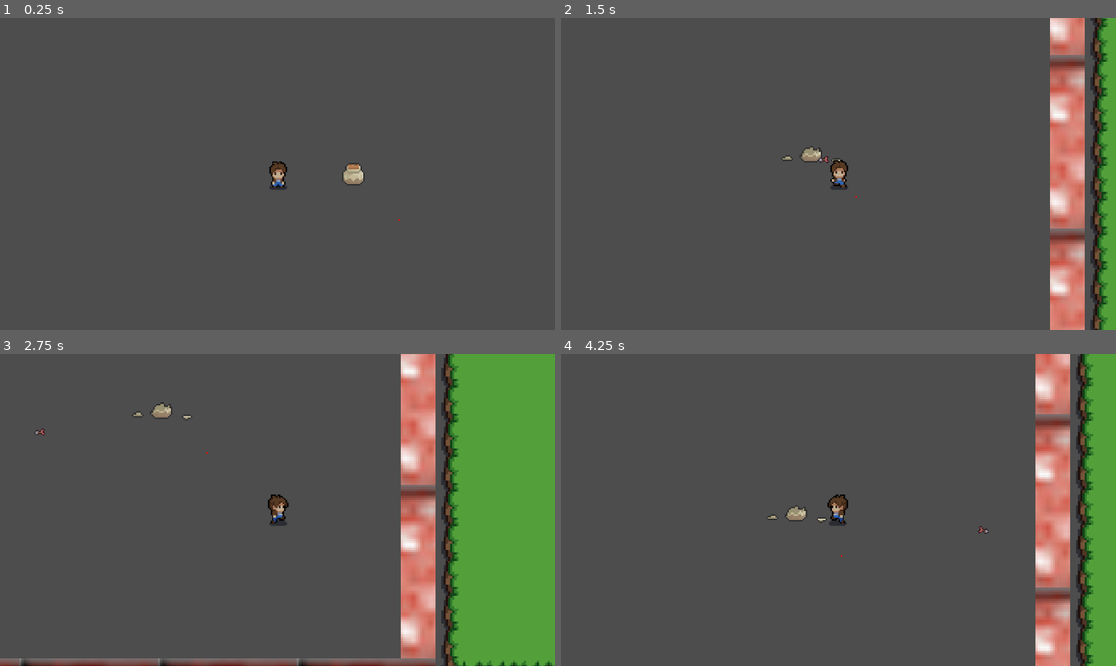
Above: before the commit, frames 1-4 (two rows, left to right).
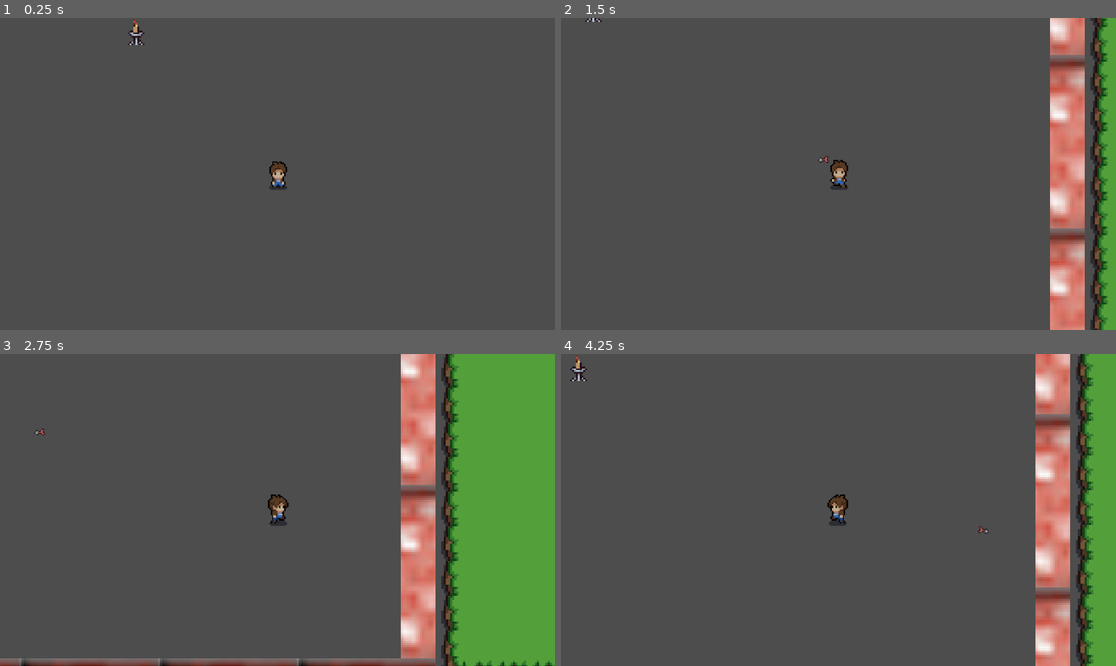
Above: after the commit, the same moments.

Repository: aidan-wolfson/WizardShooterProject
Game: Godot game, scene res://world/world.tscn
Same seed, same stepped clock (60 frames per second), same inputs: the game is played once before the commit and once after it.
Inputs (mouse positions are in pixels of both pictures, inside the frame that each line leads up to):
- Up to frame 1 (0.25 s): no input
- Up to frame 2 (1.5 s): tap Enter at 0.5 s; move the mouse to (960, 158) at 0.52 s; hold D (move_right) 0.53-1.28 s; tap E (interact) at 0.6 s; move the mouse to (727, 189) at 1.27 s; hold S (move_down) from 1.28 s (still down); click (727, 189) at 1.35 s
- Up to frame 3 (2.75 s): tap E (interact) at 1.55, 2.1 s; move the mouse to (333, 441) at 2.02 s; release S (move_down) at 2.03 s; hold D (move_right) from 2.03 s (still down)
- Up to frame 4 (4.25 s): move the mouse to (810, 572) at 2.77 s; release D (move_right) at 2.78 s; hold W (move_up) 2.78-3.53 s; tap E (interact) at 2.85, 3.8 s; move the mouse to (1005, 556) at 3.52 s; hold A (move_left) from 3.53 s (still down); click (1005, 556) at 3.6 s

The runs differ from the first frame. In frame 1, 0.3% of the frame differs, in the area x 23-73%, y 0-66%; in frame 2, 0.2%; in frame 3, 0.2%; in frame 4, 0.3%.

Commit message:
Upgrade Pylons
Added raw stat upgrade pylons, they're added to the world scene, but they don't have to stay there.

Diff:
--- /dev/null
+++ b/Tower/Upgrades/UpgradePylon.gd
@@ -0,0 +1,27 @@
+extends ChestObj
+
+@export var type : String = "Damage"
+var cost : int = 1
+
+
+func _ready():
+	pressE.visible = false
+	$RichTextLabel.set_text("[center] +5 " + str (type))
+	$RichTextLabel.newline()
+	$RichTextLabel.add_text("Cost: " + str(cost))
+
+func _process(delta):
+	if pressE.visible and Input.is_action_just_pressed("interact") and player.money >= cost:
+		if self.type == "Damage":
+			player.changeVariable("projectileDamage", 5)
+		if self.type == "Attack Speed":
+			player.changeVariable("Attack Speed", -0.1)
+		if self.type == "Speed":
+			player.changeVariable("Speed", 50)
+		player.changeVariable("Money", -cost)
+		self.cost *= 2
+		$RichTextLabel.text = ""
+		$RichTextLabel.set_text("[center] +5 " + str (type))
+		$RichTextLabel.newline()
+		$RichTextLabel.add_text("Cost: " + str(cost))
+		print("Purchased Upgrade!")
--- /dev/null
+++ b/Tower/Upgrades/UpgradePylon.tscn
@@ -0,0 +1,84 @@
+[gd_scene load_steps=9 format=3 uid="uid://d3o4nw8iai7rc"]
+
+[ext_resource type="Script" path="res://Tower/Upgrades/UpgradePylon.gd" id="1_uwfpg"]
+[ext_resource type="Texture2D" uid="uid://dukqxoeak35r8" path="res://Art/2D Pixel Dungeon Asset Pack/items and trap_animation/torch/candlestick_1_1.png" id="2_ow01g"]
+[ext_resource type="Texture2D" uid="uid://p2hyh58p0mx6" path="res://Art/2D Pixel Dungeon Asset Pack/items and trap_animation/torch/candlestick_1_2.png" id="3_shso3"]
+[ext_resource type="Texture2D" uid="uid://ce8p0l05jted0" path="res://Art/2D Pixel Dungeon Asset Pack/items and trap_animation/torch/candlestick_1_3.png" id="4_uxtay"]
+[ext_resource type="Texture2D" uid="uid://cb60ns6pixdgn" path="res://Art/2D Pixel Dungeon Asset Pack/items and trap_animation/torch/candlestick_1_4.png" id="5_k6mwp"]
+
+[sub_resource type="SpriteFrames" id="SpriteFrames_tpq8g"]
+animations = [{
+"frames": [{
+"duration": 1.0,
+"texture": ExtResource("2_ow01g")
+}, {
+"duration": 1.0,
+"texture": ExtResource("3_shso3")
+}, {
+"duration": 1.0,
+"texture": ExtResource("4_uxtay")
+}, {
+"duration": 1.8,
+"texture": ExtResource("5_k6mwp")
+}, {
+"duration": 1.0,
+"texture": ExtResource("4_uxtay")
+}, {
+"duration": 1.0,
+"texture": ExtResource("3_shso3")
+}],
+"loop": true,
+"name": &"default",
+"speed": 5.0
+}]
+
+[sub_resource type="CapsuleShape2D" id="CapsuleShape2D_ctvrn"]
+radius = 3.78788
+height = 12.4436
+
+[sub_resource type="CircleShape2D" id="CircleShape2D_8gu81"]
+radius = 19.3154
+
+[node name="Node2D" type="Node2D"]
+z_index = 1
+script = ExtResource("1_uwfpg")
+
+[node name="Sprite2D" type="AnimatedSprite2D" parent="."]
+sprite_frames = SubResource("SpriteFrames_tpq8g")
+autoplay = "default"
+frame_progress = 0.667949
+
+[node name="StaticBody2D" type="StaticBody2D" parent="."]
+disable_mode = 1
+collision_layer = 15
+collision_mask = 15
+
+[node name="CollisionShape2D" type="CollisionShape2D" parent="StaticBody2D"]
+position = Vector2(-0.757576, 2.86911)
+scale = Vector2(1, 1)
+shape = SubResource("CapsuleShape2D_ctvrn")
+
+[node name="InRange" type="Area2D" parent="."]
+collision_layer = 2
+collision_mask = 2
+
+[node name="CollisionShape2D" type="CollisionShape2D" parent="InRange"]
+visible = false
+shape = SubResource("CircleShape2D_8gu81")
+
+[node name="RichTextLabel" type="RichTextLabel" parent="."]
+anchors_preset = 15
+anchor_right = 1.0
+anchor_bottom = 1.0
+offset_left = -10.0
+offset_top = -16.0
+offset_right = 90.0
+offset_bottom = 31.0
+grow_horizontal = 2
+grow_vertical = 2
+scale = Vector2(0.19, 0.19)
+bbcode_enabled = true
+
+[connection signal="area_entered" from="InRange" to="." method="_on_in_range_area_entered"]
+[connection signal="area_exited" from="InRange" to="." method="_on_in_range_area_exited"]
+[connection signal="input_event" from="InRange" to="." method="_on_in_range_input_event"]
--- a/enemy.gd
+++ b/enemy.gd
@@ -49,6 +49,7 @@
 		_animation_player.play("idle")
 
 func die():
+	player.changeVariable("Money", 1)
 	queue_free()
 
 func receiveDamage(dmg: int):
@@ -76,4 +77,4 @@
 		var damage = area.damage # damage being dealt to enemy
 		receiveKnockback(area.global_position, damage)
 		receiveDamage(damage)
-		print_debug("enemy hit for " + str(damage) + " damage!")
+		#print_debug("enemy hit for " + str(damage) + " damage!")
--- a/gamemap/Map Objects/Chest.gd
+++ b/gamemap/Map Objects/Chest.gd
@@ -1,9 +1,11 @@
 extends Node2D
+class_name ChestObj
 
 var playerInRange : bool = false
 var spritePath : String
 @onready var pressE = $RichTextLabel
 var opened : bool = false
+@onready var player = get_tree().get_root().get_node("PlayerTesting").find_child("Player", true, true)
 
 # Called when the node enters the scene tree for the first time.
 func _ready():
@@ -15,6 +17,8 @@
 		print("Just interacted!")
 		self.opened = true
 		$AnimationPlayer.play("Open")
+		player.changeVariable("Money", 1)
+
 
 func _on_in_range_area_entered(area):
 	if area.find_parent("Player") and opened == false:
--- a/gamemap/Map Objects/Chest.tscn
+++ b/gamemap/Map Objects/Chest.tscn
@@ -90,4 +90,3 @@
 
 [connection signal="area_entered" from="InRange" to="." method="_on_in_range_area_entered"]
 [connection signal="area_exited" from="InRange" to="." method="_on_in_range_area_exited"]
-[connection signal="input_event" from="InRange" to="." method="_on_in_range_input_event"]
--- a/player/player.gd
+++ b/player/player.gd
@@ -9,12 +9,16 @@
 
 @export var PROJECTILE: PackedScene = preload("res://projectiles/projectile.tscn")
 @export var in_enemy_range : bool = false
+@onready var projectileDamage : int = 10
 
 @onready var axis = Vector2.ZERO
 @onready var attackTimer = $AttackTimer
 @onready var enemyAttackTimer = $EnemyAttackTimer
 @onready var _animation_player = $AnimationPlayer
 @onready var spriteNode = $Sprite2D
+
+@onready var money : int = 0
+
 
 func _physics_process(delta):
 	move(delta)
@@ -118,3 +122,21 @@
 	if body.is_in_group("Enemy"):
 		in_enemy_range = true
 		enemyAttackTimer.start()
+
+func changeVariable(varName, amount):
+	var newAmount
+	if varName == "Money":
+		self.money += amount
+		newAmount = self.money
+	elif varName == "projectileDamage":
+		self.projectileDamage += amount
+		newAmount = self.projectileDamage
+	elif varName == "Attack Speed":
+		if $AttackTimer.wait_time > 0:
+			$AttackTimer.wait_time += amount
+		newAmount = $AttackTimer.wait_time
+	elif varName == "Speed":
+		self.MAX_SPEED += amount
+		newAmount = self.MAX_SPEED
+	print("Variable " + str(name) + " changed by: " + str(amount) + ". New amount: " + str(newAmount))
+	return newAmount
--- a/player/player.tscn
+++ b/player/player.tscn
@@ -159,6 +159,7 @@
 scale = Vector2(0.7, 0.7)
 collision_layer = 2
 script = ExtResource("1_mpsnb")
+MAX_SPEED = 400
 
 [node name="Sprite2D" type="Sprite2D" parent="."]
 position = Vector2(0, -45.98)
--- a/projectiles/projectile.gd
+++ b/projectiles/projectile.gd
@@ -2,10 +2,12 @@
 
 @export var speed: int = 100
 @export var damage: int = 10
+@onready var player = get_tree().get_root().get_node("PlayerTesting").find_child("Player", true, true)
+
 
 # Called when the node enters the scene tree for the first time.
 func _ready():
-	pass # Replace with function body.
+	self.damage = player.projectileDamage
 
 
 # Called every frame. 'delta' is the elapsed time since the previous frame.
--- a/world/world.tscn
+++ b/world/world.tscn
@@ -7,7 +7,7 @@
 [ext_resource type="Script" path="res://GamemapState.gd" id="5_7s6hx"]
 [ext_resource type="Script" path="res://TowerState.gd" id="6_afkqw"]
 [ext_resource type="PackedScene" uid="uid://cggu3lnct1rqi" path="res://WaveMachine/wave_machine.tscn" id="7_r5gcj"]
-[ext_resource type="PackedScene" uid="uid://drq3ikpyiu64x" path="res://gamemap/Map Objects/pot.tscn" id="8_4rx2m"]
+[ext_resource type="PackedScene" uid="uid://d3o4nw8iai7rc" path="res://Tower/Upgrades/UpgradePylon.tscn" id="8_x4w88"]
 
 [node name="PlayerTesting" type="Node2D"]
 
@@ -34,6 +34,16 @@
 
 [node name="WaveMachine" parent="." instance=ExtResource("7_r5gcj")]
 
-[node name="Node2D" parent="." instance=ExtResource("8_4rx2m")]
-position = Vector2(345, 6)
-scale = Vector2(7, 7)
+[node name="AttackPylon" parent="." instance=ExtResource("8_x4w88")]
+position = Vector2(-649, -662)
+scale = Vector2(8.56, 8.56)
+
+[node name="AttkSpeedPylon" parent="." instance=ExtResource("8_x4w88")]
+position = Vector2(-550, -859)
+scale = Vector2(8.56, 8.56)
+type = "Attack Speed"
+
+[node name="SpeedPylon" parent="." instance=ExtResource("8_x4w88")]
+position = Vector2(-742, -856)
+scale = Vector2(8.56, 8.56)
+type = "Speed"
